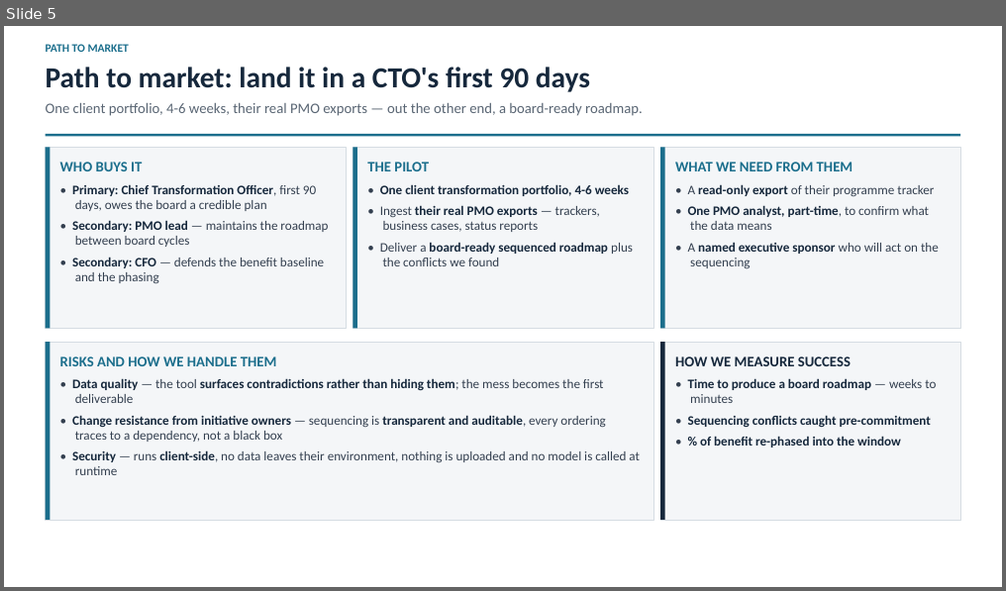
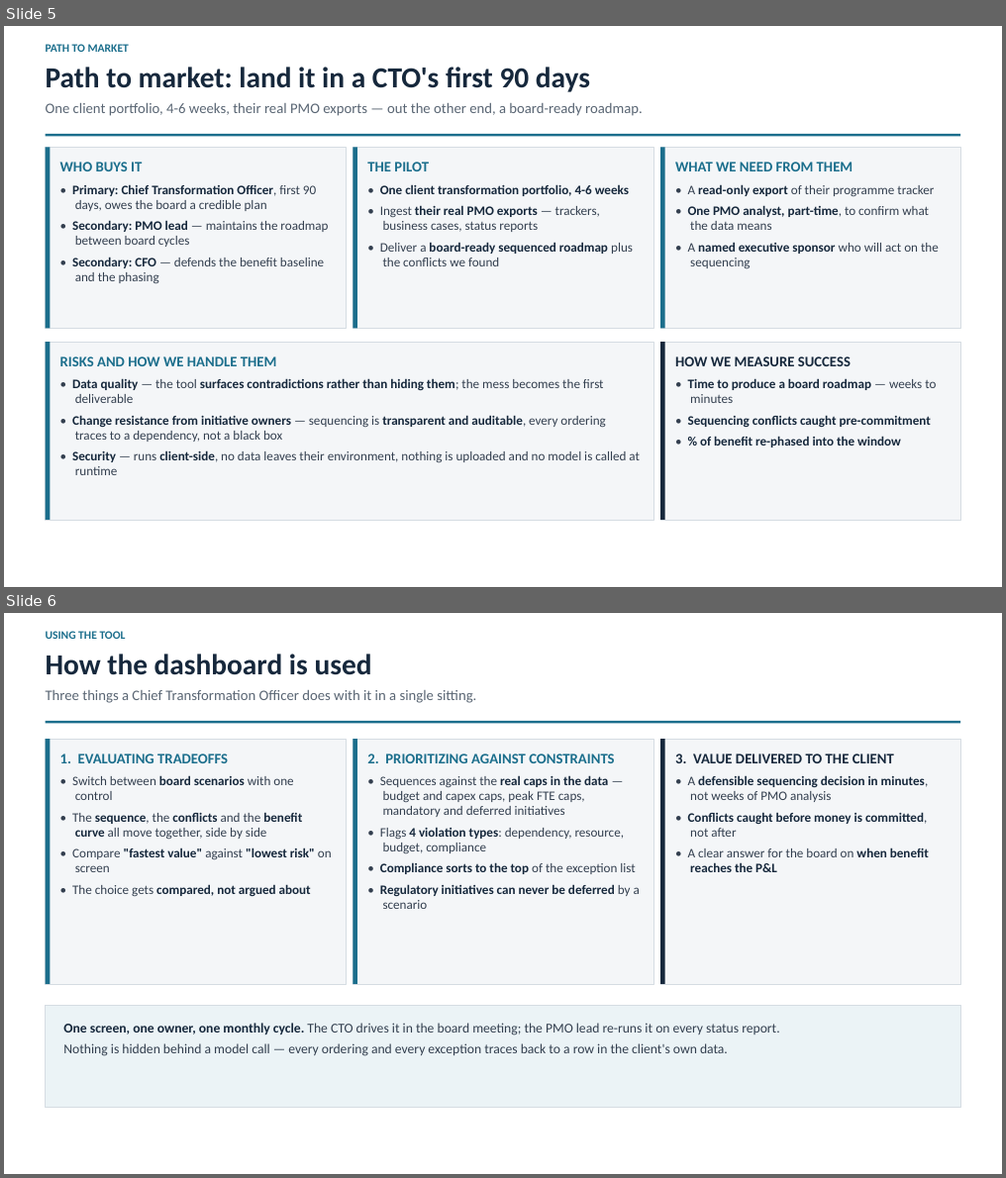
Before and after one commit to Aberdeen-Advisors/hack-team-01, a slide deck: deck/transformation-roadmap-generator.pptx. Shown one above the other, each under a label of ours: slide 5 before the commit, slides 5 and 6 after it. The pictures are 1006x591 and 1006x1178 pixels, drawn with LibreOffice and Linux fonts; fonts in the diff are those of the drawing. Boxes give left, top, right and bottom in pixels: in the first picture for what was removed or moved away, otherwise in the second. Text is boxed around its words. In the diff, an @@ line names an element or a change of style, - is before the commit and + after.

```diff
--- a/deck/transformation-roadmap-generator.pptx
+++ b/deck/transformation-roadmap-generator.pptx
@@ slide 6 added at <box>4,613,1002,1174</box>, background #FFFFFF @@
@@ text added at <box>46,631,126,639</box>, 11 pt, text #1B6E8C, bold @@
+USING THE TOOL
@@ text added at <box>46,654,372,675</box>, 28 pt, text #16283C, bold @@
+How the dashboard is used
@@ text added at <box>46,690,476,703</box>, 14 pt, text #5A6674 @@
+Three things a Chief Transformation Officer does with it in a single sitting.
@@ rectangle added at <box>46,721,960,723</box>, fill #1B6E8C @@
@@ rectangle added at <box>46,739,347,984</box>, fill #F4F6F8, outline #D5DCE2 0.75 pt @@
@@ rectangle added at <box>46,739,50,984</box>, fill #1B6E8C @@
@@ text added at <box>60,754,332,897</box>, 12.5 pt, text #333F4F, bold @@
+1. EVALUATING TRADEOFFS
+• Switch between board scenarios with one control
+• The sequence, the conflicts and the benefit curve all move together, side by side
+• Compare "fastest value" against "lowest risk" on screen
+• The choice gets compared, not argued about
@@ rectangle added at <box>352,739,653,984</box>, fill #F4F6F8, outline #D5DCE2 0.75 pt @@
@@ rectangle added at <box>352,739,357,984</box>, fill #1B6E8C @@
@@ text added at <box>367,754,640,909</box>, 12.5 pt, text #333F4F @@
+2. PRIORITIZING AGAINST CONSTRAINTS
+• Sequences against the real caps in the data — budget and capex caps, peak FTE caps, mandatory and deferred initiatives
+• Flags 4 violation types: dependency, resource, budget, compliance
+• Compliance sorts to the top of the exception list
+• Regulatory initiatives can never be deferred by a scenario
@@ rectangle added at <box>660,739,960,984</box>, fill #F4F6F8, outline #D5DCE2 0.75 pt @@
@@ rectangle added at <box>660,739,665,984</box>, fill #16283C @@
@@ text added at <box>675,754,929,872</box>, 12.5 pt, text #16283C, bold @@
+3. VALUE DELIVERED TO THE CLIENT
+• A defensible sequencing decision in minutes, not weeks of PMO analysis
+• Conflicts caught before money is committed, not after
+• A clear answer for the board on when benefit reaches the P&L
@@ rectangle added at <box>46,1005,960,1107</box>, fill #EBF3F6, outline #D5DCE2 0.75 pt @@
@@ text added at <box>63,1023,779,1057</box>, 13 pt, text #333F4F @@
+One screen, one owner, one monthly cycle. The CTO drives it in the board meeting; the PMO lead re-runs it on every status report.
+Nothing is hidden behind a model call — every ordering and every exception traces back to a row in the client's own data.
```
Also in this commit, not shown: 1 slide changed, 1 other file.
